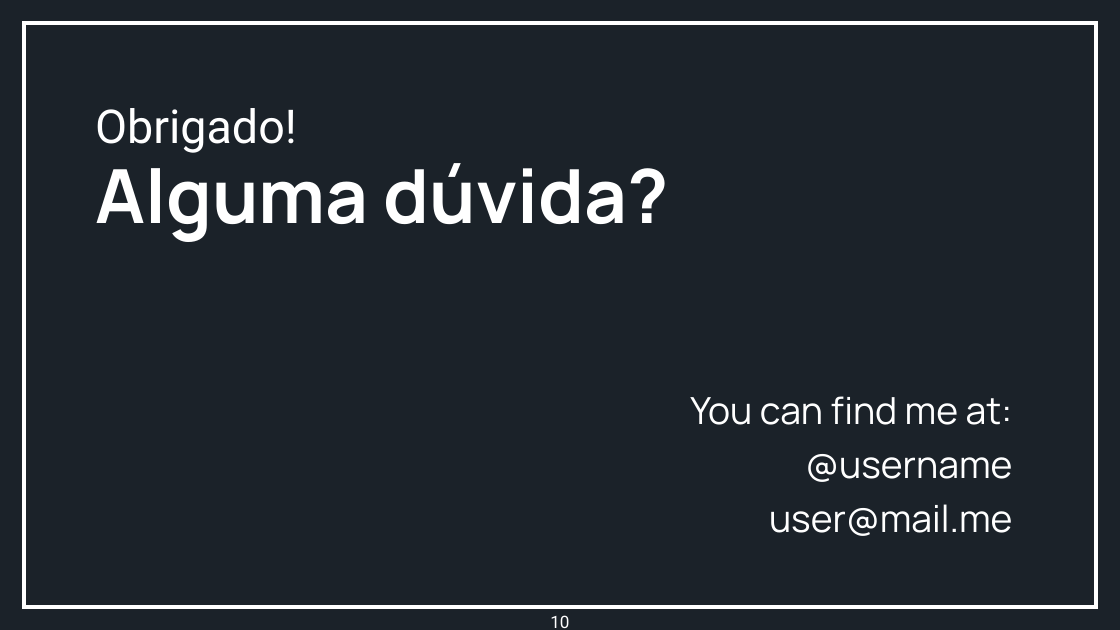
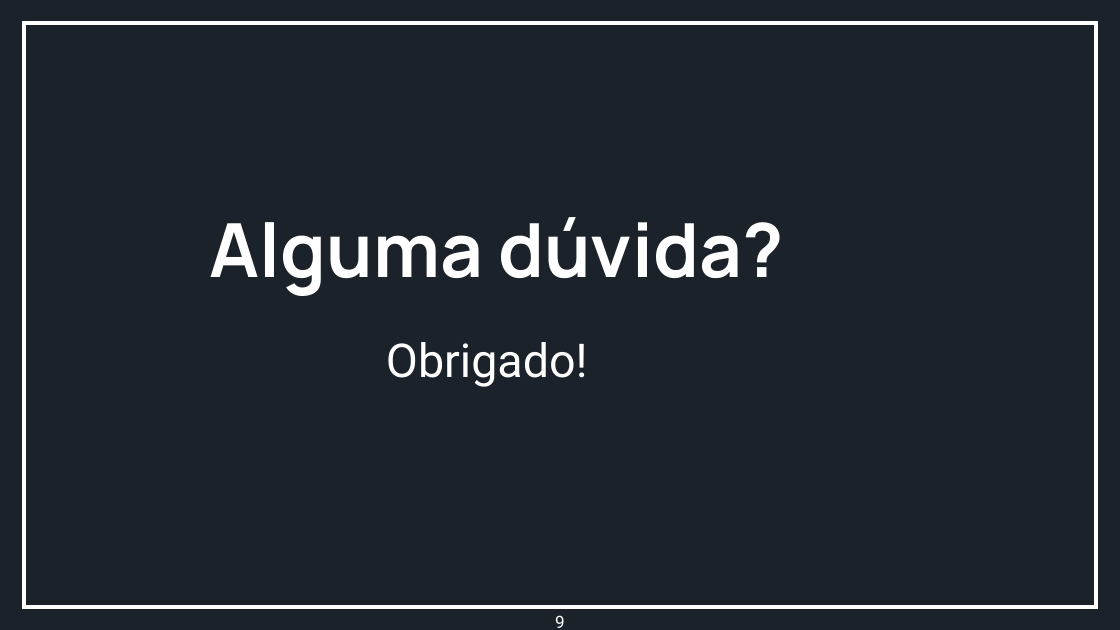
Before and after one commit to EnzoFBS/Projeto-EkMusic, a slide deck: slide 9 of Documentação - Roteiro/Apresentação.pptx (slide 10 before the commit). Drawn at 1120x630 pixels with LibreOffice and Linux fonts; fonts in the diff are those of the drawing; background and template pictures are left out; a plain dark background stands for a picture behind light text. Boxes give left, top, right and bottom in pixels: in the first picture for what was removed or moved away, otherwise in the second. Text is boxed around its words. In the diff, an @@ line names an element or a change of style, - is before the commit and + after.

```diff
--- a/Documentação - Roteiro/Apresentação.pptx
+++ b/Documentação - Roteiro/Apresentação.pptx
@@ text "Alguma dúvida?": place and size @@
-text "Alguma dúvida?" at [95, 163, 669, 242]
+text "Alguma dúvida?" at [210, 217, 783, 296]
@@ text "Obrigado!": place and size @@
-text "Obrigado!" at [95, 108, 297, 153]
+text "Obrigado!" at [386, 342, 588, 387]
@@ text removed at [690, 396, 1013, 536] @@
-You can find me at:
-@username
-user@mail.me
@@ page number at [555, 615, 565, 628]: text changed @@
-10
+9
```
Also in this commit, not shown: 4 other slides changed, 1 slide removed, 1 other file.
